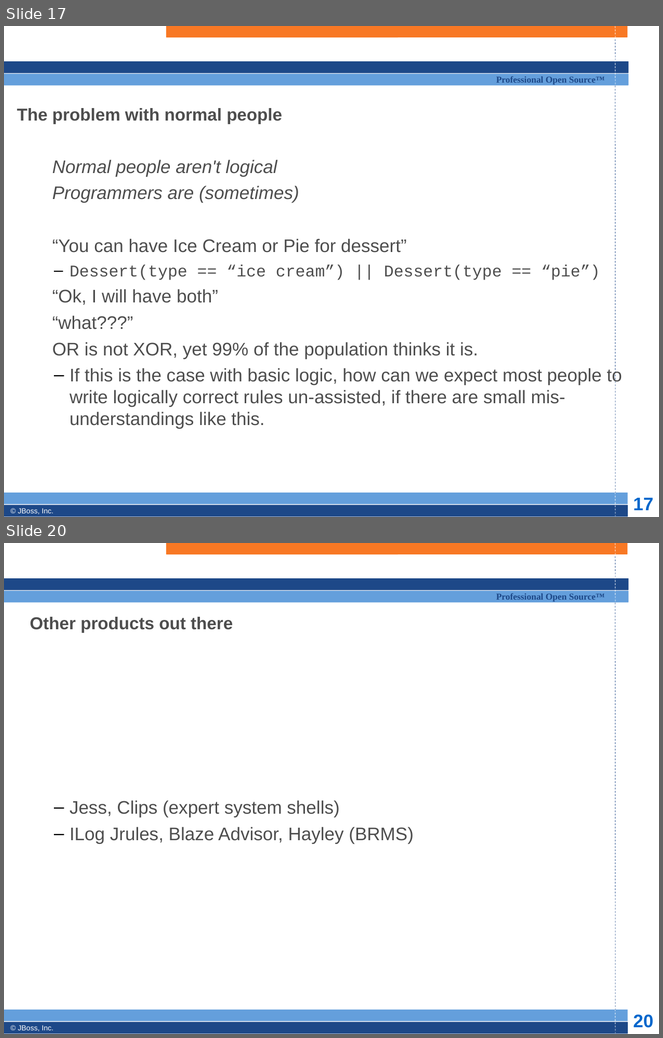
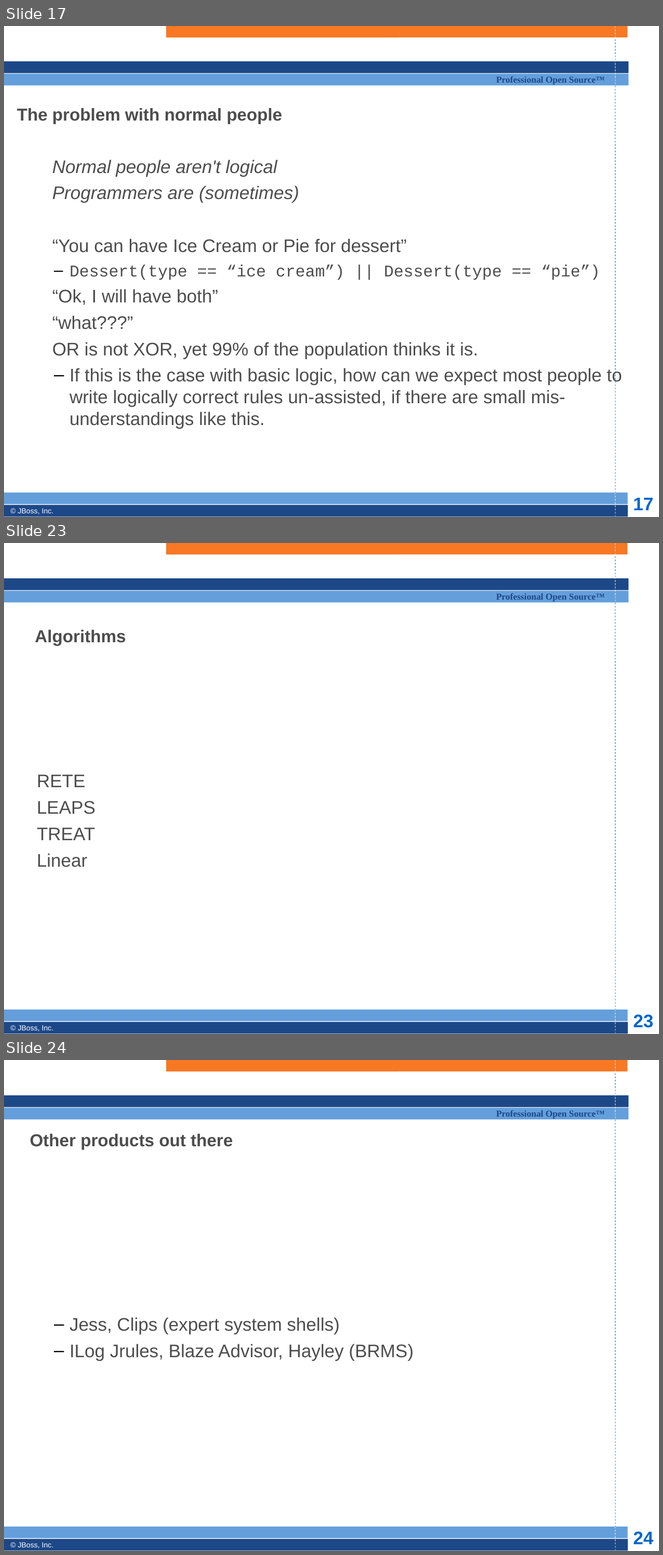
Before and after one commit to bobmcwhirter/drools, a slide deck: documentation/training/developers-course/Module 1 - Introduction.odp. Shown one above the other, each under a label of ours: slides 17 and 20 before the commit, slides 17, 23 and 24 after it; the slides between them are not shown. The pictures are 663x1038 and 663x1555 pixels, drawn with LibreOffice and Linux fonts; fonts in the diff are those of the drawing; background and template pictures are left out. Boxes give left, top, right and bottom in pixels: in the first picture for what was removed or moved away, otherwise in the second. Text is boxed around its words. In the diff, an @@ line names an element or a change of style, - is before the commit and + after.

```diff
--- a/documentation/training/developers-course/Module 1 - Introduction.odp
+++ b/documentation/training/developers-course/Module 1 - Introduction.odp
@@ slide 23 added at [4, 543, 659, 1034], background #FFFFFF; not listed: 13 template elements that a slide beside it also shows @@
@@ title added at [35, 630, 126, 646], 19 pt, text #4D4D4D, bold @@
+Algorithms
@@ subtitle added at [37, 775, 96, 867], 20 pt, text #4D4D4D @@
+RETE
+LEAPS
+TREAT
+Linear
@@ what was slide 20 is now slide 24 @@
@@ page number at [633, 1532, 653, 1545]: text changed @@
-20
+24
```
Also in this commit, not shown: 1 slide changed, 4 other slides added, 1 slide removed, 1 other file.
